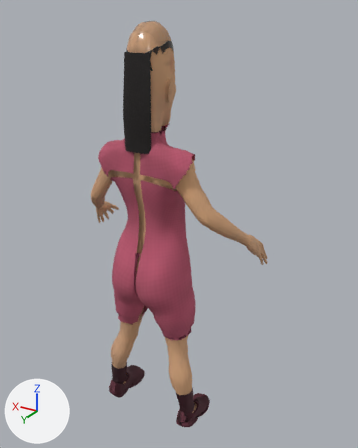
Renders of the glTF model studio/public/assets/characters/char.balita-perempuan/char.balita-perempuan.glb from each side of a commit.
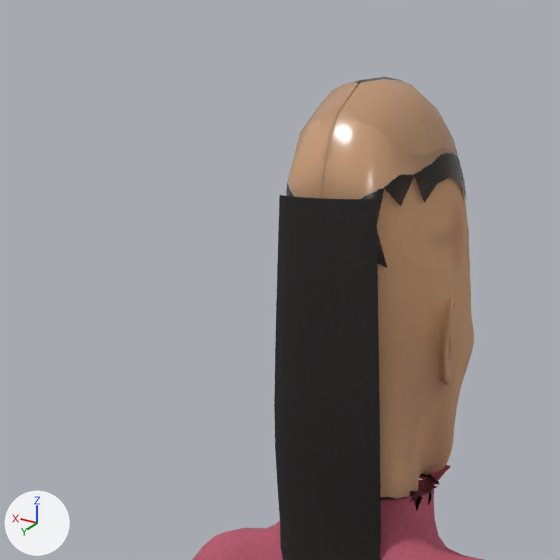
The first picture shows the older version from a 50 mm lens placed at (-0.569, 0.814, 0.93), pointed at (-0.033, -0.079, 0.483). The close-ups show the older and then the newer version on the part from 14% to 56% of the width and 0% to 33% of the height of that picture. Only the edits that show in the close-ups are written down. Lighting does not change. The marker at lower left points along +X, +Y and +Z.

Objects in the first close-up: 'char.balita-perempuan-mesh'.
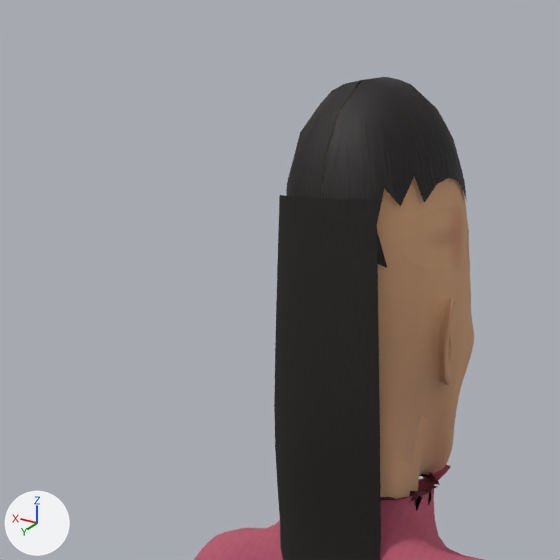
What differs and where, as boxes (x1, y1, x2, y2) in the close-ups (560 x 560 px):
'char.balita-perempuan-mesh', surface changed: (194, 77, 466, 560) in both

The change, as a list of edits to the scene's bpy script:
```text
Change mat_hair:
    where n4 = _N.new('ShaderNodeTexImage'); n4.name = 'Image Texture'
    n4.image: img_tex27 -> img_tex30
    where n7 = _N.new('ShaderNodeTexImage'); n7.name = 'Image Texture.001'
    n7.image: img_tex28 -> img_tex31
    where n9 = _N.new('ShaderNodeTexImage'); n9.name = 'Image Texture.002'
    n9.image: img_tex29 -> img_tex32
```
